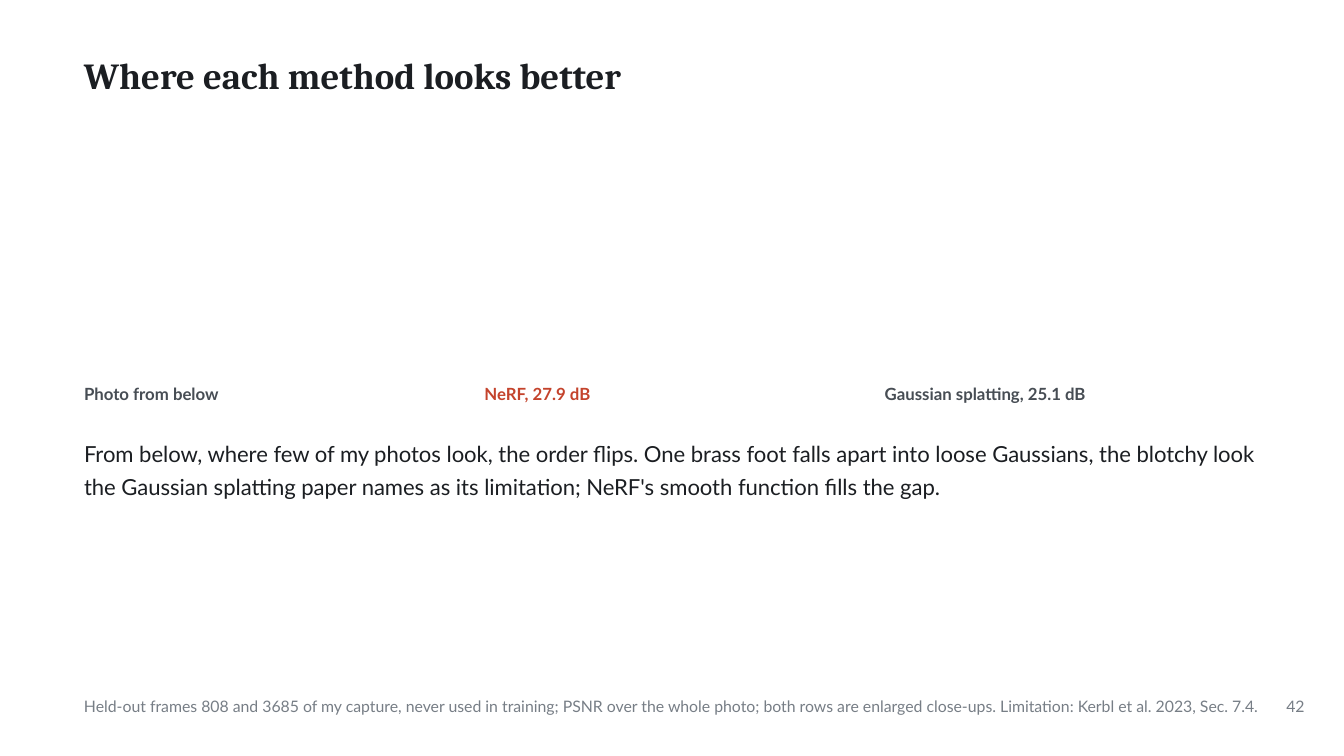
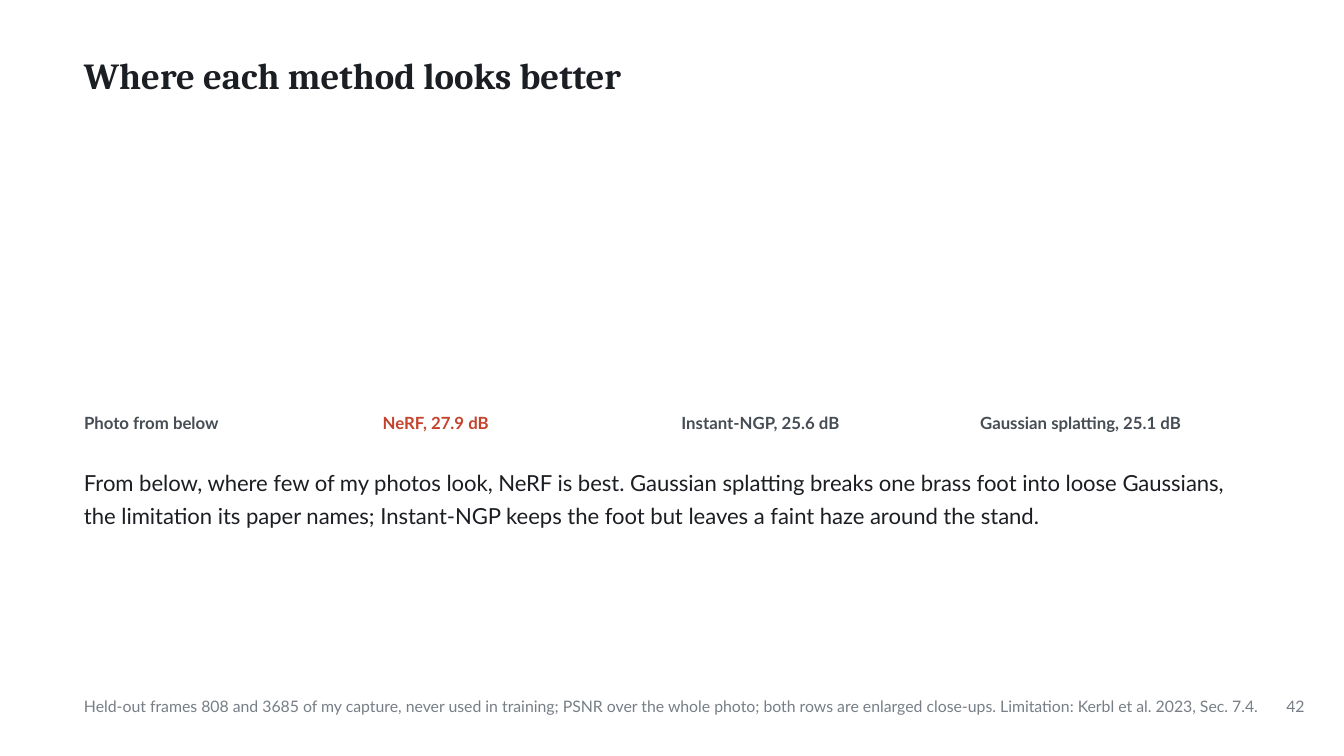
Before and after one commit to ertugrul-senturk/interactive-slides, a slide deck: slide 86 of public/decks/2026-11-nerf-neural-radiance-fields.pptx (slide 88 before the commit). Drawn at 1344x756 pixels with LibreOffice and Linux fonts; fonts in the diff are those of the drawing; background and template pictures are left out. Boxes give left, top, right and bottom in pixels: in the first picture for what was removed or moved away, otherwise in the second. Text is boxed around its words. In the diff, an @@ line names an element or a change of style, - is before the commit and + after.

```diff
--- a/public/decks/2026-11-nerf-neural-radiance-fields.pptx
+++ b/public/decks/2026-11-nerf-neural-radiance-fields.pptx
@@ text "Photo from below": place and size @@
-text "Photo from below" at [84, 387, 219, 400]
+text "Photo from below" at [84, 416, 219, 429]
@@ text "NeRF, 27.9 dB": place and size @@
-text "NeRF, 27.9 dB" at [484, 387, 590, 402]
+text "NeRF, 27.9 dB" at [383, 416, 488, 431]
@@ text added at [681, 416, 839, 431], 12 pt, text #474D54, bold @@
+Instant-NGP, 25.6 dB
@@ text "Gaussian splatting, 25.1 dB": place and size @@
-text "Gaussian splatting, 25.1 dB" at [885, 387, 1085, 403]
+text "Gaussian splatting, 25.1 dB" at [980, 416, 1180, 432]
@@ text at [84, 474, 1224, 528]: text changed @@
-From below, where few of my photos look, the order flips. One brass foot falls apart into loose Gaussians, the blotchy look
-the Gaussian splatting paper names as its limitation; NeRF's smooth function fills the gap.
+From below, where few of my photos look, NeRF is best. Gaussian splatting breaks one brass foot into loose Gaussians,
+the limitation its paper names; Instant-NGP keeps the foot but leaves a faint haze around the stand.
```
Also in this commit, not shown: 8 other slides changed, 3 slides added, 2 slides removed, 24 other files.
